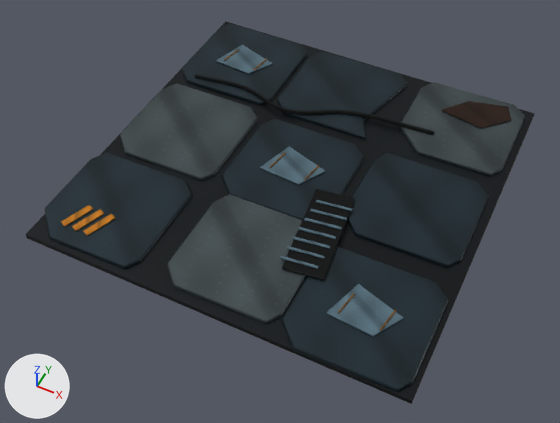
An edit to the FBX model Assets/_Game/Content/ConceptFidelityV2/Models/Deck_V2_2.fbx, drawn before and after from the same camera.
Before and after are seen from a camera (50 mm lens) standing at (3.62, -7.89, 8.72) and looking at (-0.04, -0.58, -0.43). Arrows for +X, +Y and +Z are at lower left; the lights stay in place. The picture after the commit comes second.

In view in the first picture: 'Deck_V2_2'.
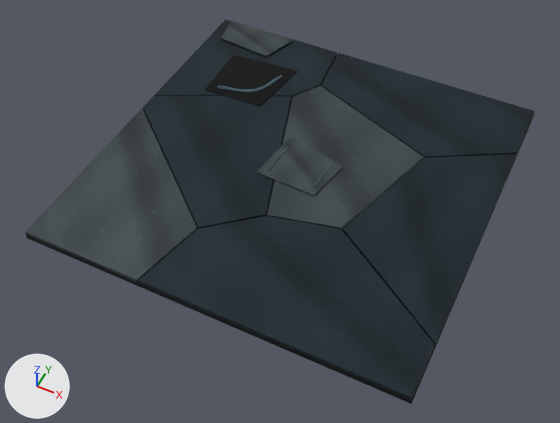
Where the change shows, as pixel boxes [x1, y1, x2, y2] in the pictures (560 x 423 px; the box of a moved part takes in the faces that stretch with it):
'Deck_V2_2', reshaped: before [25, 21, 534, 404]; after [25, 19, 535, 404]
part 1 of me_base_structural_deck_002, moved or reshaped: before [270, 153, 286, 168]; after [268, 147, 288, 170]
part 2 of me_base_structural_deck_002, moved or reshaped: before [304, 165, 320, 180]; after [314, 162, 333, 187]
part 3 of me_base_structural_deck_002, rebuilt (8% wider, 37% taller): before [120, 83, 258, 180]; after [143, 96, 292, 229]
part 4 of me_base_structural_deck_002, rebuilt (16% wider, 50% taller): before [44, 153, 192, 269]; after [25, 108, 197, 282]
part 5 of me_base_structural_deck_002, rebuilt (71% wider, 12% taller): before [400, 82, 525, 176]; after [321, 53, 535, 158]
part 6 of me_base_structural_deck_002, rebuilt (10% wider, 41% taller): before [222, 119, 364, 220]; after [267, 86, 424, 229]
part 7 of me_base_structural_deck_002, rebuilt (22% wider, 67% taller): before [347, 153, 489, 267]; after [343, 154, 517, 345]
part 8 of me_base_structural_deck_002, rebuilt: before [167, 194, 306, 324]; after [138, 216, 435, 399]
part 9 of me_base_structural_deck_002, rebuilt (46% wider): before [182, 24, 307, 105]; after [154, 19, 337, 97]
part 10 of me_base_structural_deck_002, rebuilt (31% wider, 52% taller): before [260, 146, 326, 185]; after [257, 136, 344, 196]
part 11 of me_base_structural_deck_002, added: after [218, 75, 282, 92]
part 12 of me_base_structural_deck_002, added: after [205, 55, 297, 106]
part 13 of me_base_structural_deck_002, added: after [221, 21, 293, 56]
part 14 of me_base_structural_deck_002, deleted: before [195, 45, 434, 135]

Diff of the bpy script that builds the scene:
```diff
--- a/Assets/_Game/Content/ConceptFidelityV2/Models/Deck_V2_2.fbx.py
+++ b/Assets/_Game/Content/ConceptFidelityV2/Models/Deck_V2_2.fbx.py
@@ me_base_structural_deck_002 @@
 # used by ob_deck_v2_2; location = (0.0, 0.0, 0.0)
-me_base_structural_deck_002.from_pydata(...)  # 1102 vertices, 2068 faces; spans x -3.04..3.0, y -3.01..3.01, z -0.08..0.13
+me_base_structural_deck_002.from_pydata(...)  # 448 vertices, 832 faces; spans x -3.0..3.0, y -3.0..3.0, z -0.08..0.12
+# me_base_structural_deck_002 part 1: the loose piece of 36 vertices spanning x -0.39..-0.3, y -0.24..0.15, z 0.09..0.11 is scaled about its middle by (0.593, 1.52, 1), then moved by (-0.01, 0.04, 0.0)
+# me_base_structural_deck_002 part 2: the loose piece of 36 vertices spanning x 0.21..0.3, y -0.24..0.15, z 0.09..0.11 is scaled about its middle by (0.593, 1.52, 1), then moved by (0.18, 0.04, 0.0)
+# me_base_structural_deck_002 part 3: the loose piece of 46 vertices spanning x -2.96..-1.12, y -0.94..0.95, z -0.01..0.06 is rebuilt with 30 vertices and now spans x -2.99..0.0, y -1.78..1.5, z -0.01..0.06
+# me_base_structural_deck_002 part 4: the loose piece of 46 vertices spanning x -3.04..-1.2, y -2.92..-1.04, z -0.01..0.06 is rebuilt with 24 vertices and now spans x -2.99..-0.78, y -2.99..0.1, z -0.01..0.06
+# me_base_structural_deck_002 part 5: the loose piece of 46 vertices spanning x 1.06..2.88, y 1.18..3.01, z -0.01..0.06 is rebuilt with 30 vertices and now spans x -0.63..2.99, y 1.12..2.99, z -0.01..0.06
+# me_base_structural_deck_002 part 6: the loose piece of 46 vertices spanning x -1.0..0.84, y -1.0..0.89, z -0.01..0.06 is rebuilt with 30 vertices and now spans x -0.84..1.69, y -1.11..1.98, z -0.01..0.06
+# me_base_structural_deck_002 part 7: the loose piece of 46 vertices spanning x 0.99..2.86, y -0.86..0.96, z -0.01..0.06 is rebuilt with 24 vertices and now spans x 1.13..2.99, y -2.12..1.83, z -0.01..0.06
+# me_base_structural_deck_002 part 8: the loose piece of 46 vertices spanning x -0.83..1.0, y -2.84..-0.96, z -0.01..0.06 is rebuilt with 34 vertices and now spans x -1.03..2.99, y -2.99..-0.87, z -0.01..0.06
+# me_base_structural_deck_002 part 9: the loose piece of 46 vertices spanning x -2.97..-1.13, y 1.07..2.94, z -0.01..0.06 is rebuilt with 30 vertices and now spans x -2.99..-0.54, y 0.48..2.99, z -0.01..0.06
+# me_base_structural_deck_002 part 10: the loose piece of 24 vertices spanning x -0.53..0.43, y -0.36..0.34, z 0.07..0.09 is rebuilt with 24 vertices and now spans x -0.53..0.64, y -0.46..0.57, z 0.07..0.09
+# me_base_structural_deck_002 part 11: a new loose piece of 78 vertices spanning x -2.1..-1.22, y 1.09..1.89, z 0.07..0.12, in mat_fidelity_industrialatlas
+# me_base_structural_deck_002 part 12: a new loose piece of 24 vertices spanning x -2.3..-1.06, y 0.98..2.15, z 0.07..0.09, in mat_fidelity_industrialatlas
+# me_base_structural_deck_002 part 13: a new loose piece of 24 vertices spanning x -2.83..-1.51, y 2.27..2.96, z 0.08..0.1, in mat_fidelity_industrialatlas
+# me_base_structural_deck_002 part 14
+# 174 vertices are removed from x -2.6..1.65, y 1.06..2.39, z 0.05..0.12
+# 332 faces are deleted
+# other edits to the shape of me_base_structural_deck_002 do not show in these pictures
 me_base_structural_deck_002.materials.append(mat_fidelity_industrialatlas)
```
